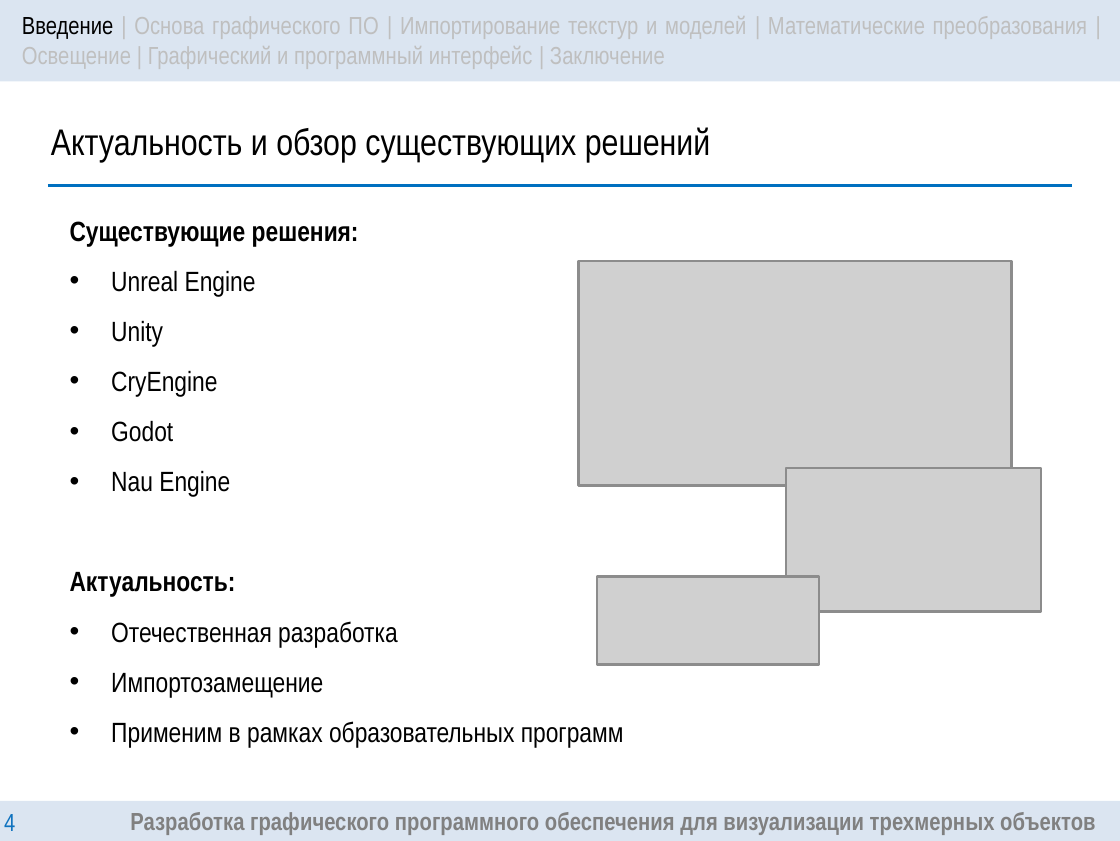
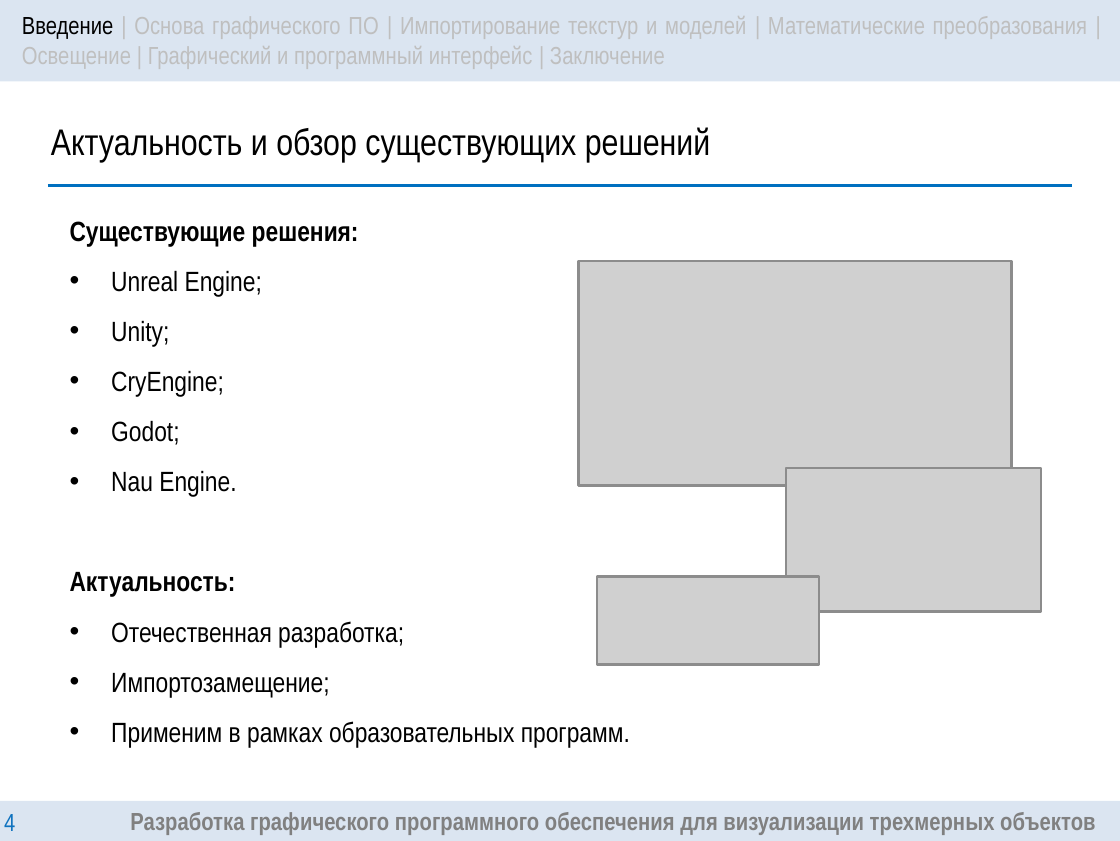
Before and after one commit to DanielDaVinci/Diploma, a slide deck: slide 4 of Diploma/presentation/Presentation.pptx. Drawn at 1120x841 pixels with LibreOffice and Linux fonts; fonts in the diff are those of the drawing; grey boxes stand for pictures. Boxes give left, top, right and bottom in pixels: in the first picture for what was removed or moved away, otherwise in the second. Text is boxed around its words. In the diff, an @@ line names an element or a change of style, - is before the commit and + after.

```diff
--- a/Diploma/presentation/Presentation.pptx
+++ b/Diploma/presentation/Presentation.pptx
@@ text at (x1=111, y1=270, x2=262, y2=496): text changed @@
-• Unreal Engine
-• Unity
-• CryEngine
-• Godot
-• Nau Engine
+• Unreal Engine;
+• Unity;
+• CryEngine;
+• Godot;
+• Nau Engine.
@@ text at (x1=111, y1=621, x2=630, y2=747): text changed @@
-• Отечественная разработка
-• Импортозамещение
-• Применим в рамках образовательных программ
+• Отечественная разработка;
+• Импортозамещение;
+• Применим в рамках образовательных программ.
```
Also in this commit, not shown: 10 other slides changed, 1 slide added, 1 slide removed.
